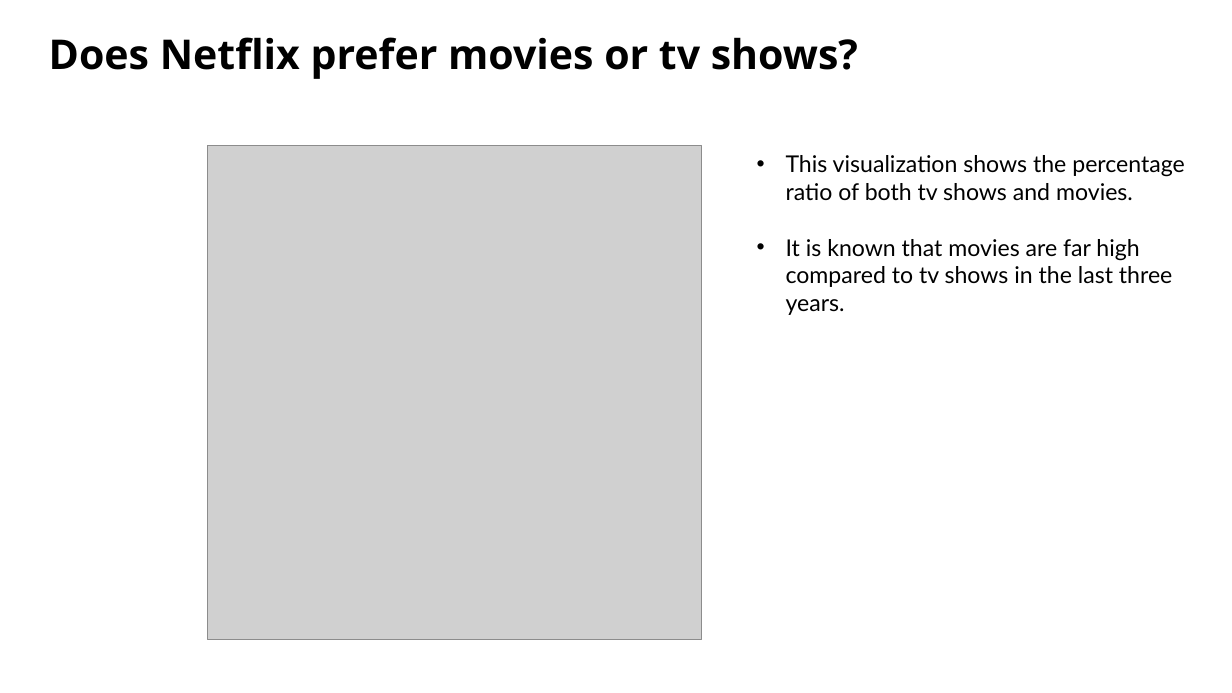
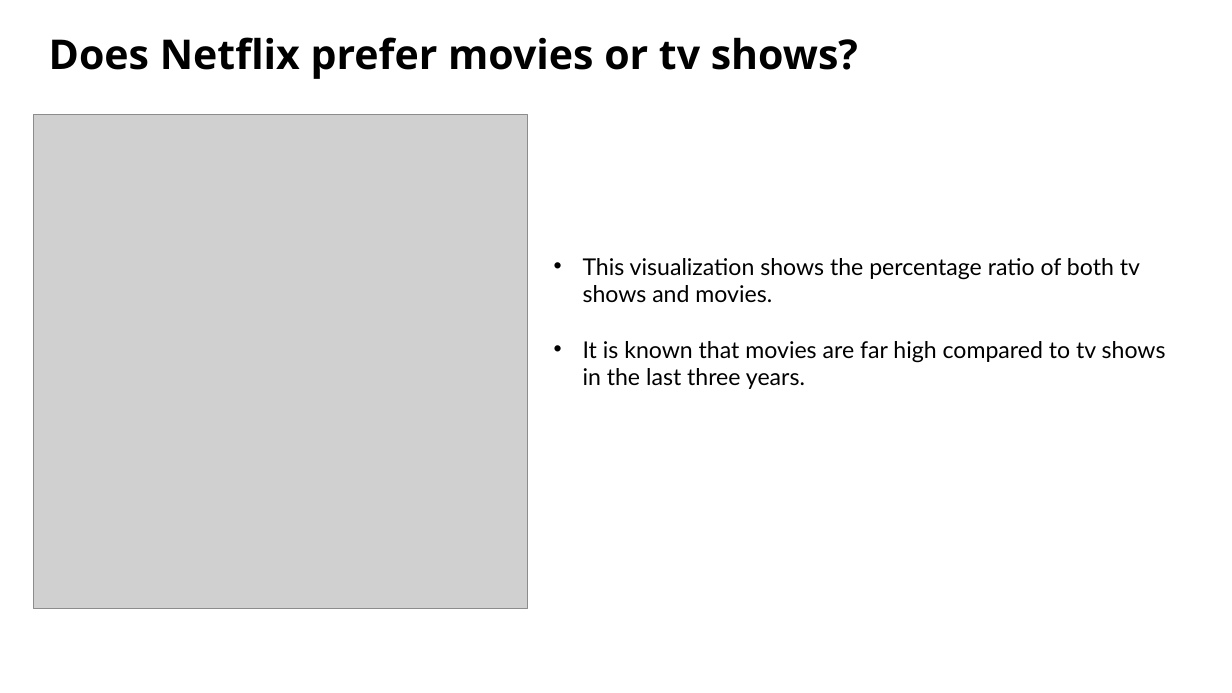
Before and after one commit to Costilrt/The-First-Project, a slide deck: slide 8 of TeamProjectPPT_updated.pptx. Drawn at 1232x693 pixels with LibreOffice and Linux fonts; fonts in the diff are those of the drawing; grey boxes stand for pictures; background and template pictures are left out. Boxes give left, top, right and bottom in pixels: in the first picture for what was removed or moved away, otherwise in the second. Text is boxed around its words. In the diff, an @@ line names an element or a change of style, - is before the commit and + after.

```diff
--- a/TeamProjectPPT_updated.pptx
+++ b/TeamProjectPPT_updated.pptx
@@ picture: place and size @@
-picture at [208,145,702,640]
+picture at [33,114,528,608]
@@ text "This visualization shows the percentage ..." rewrapped from [786,155,1185,315] to [583,258,1166,389] @@
```
Also in this commit, not shown: 5 other slides changed, 1 slide added, 3 other files.
